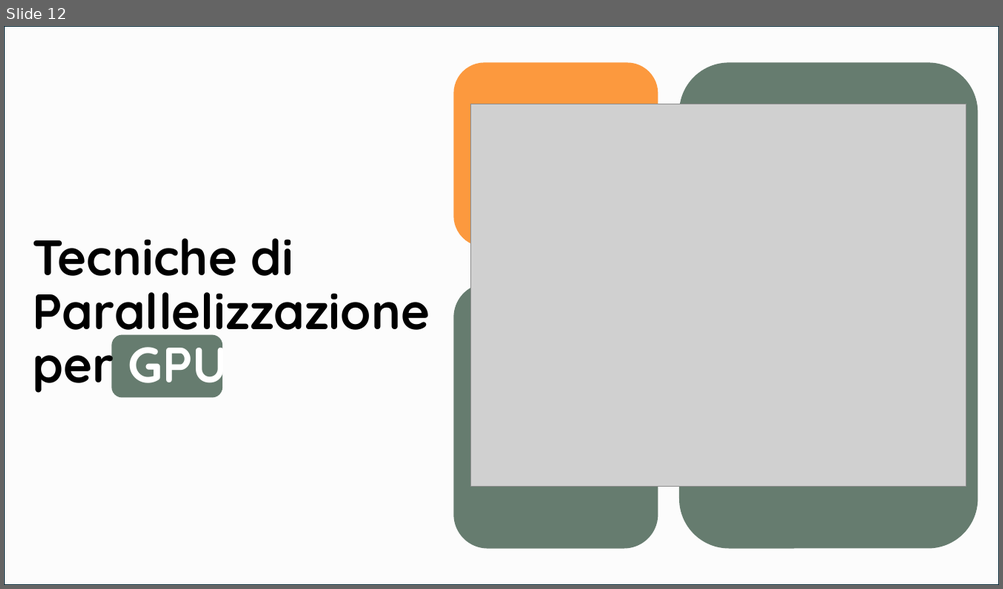
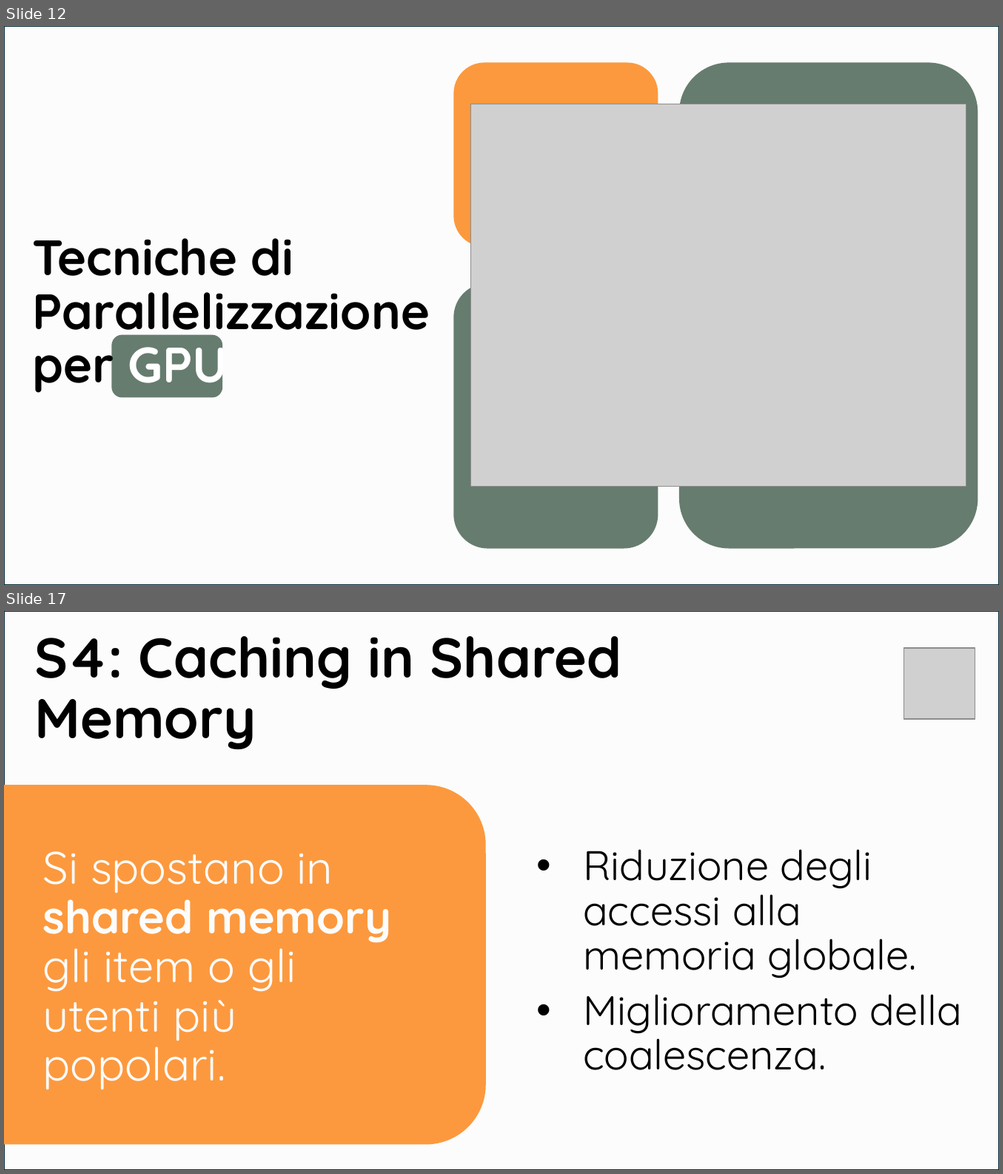
Before and after one commit to Smo17817/MNI_Esercizi, a slide deck: Documentazione/[MNI]_PresentazioneSeminario.pptx. Shown one above the other, each under a label of ours: slide 12 before the commit, slides 12 and 17 after it; the slides between them are not shown. The pictures are 1003x589 and 1003x1174 pixels, drawn with LibreOffice and Linux fonts; fonts in the diff are those of the drawing; grey boxes stand for pictures. Boxes give left, top, right and bottom in pixels: in the first picture for what was removed or moved away, otherwise in the second. Text is boxed around its words. In the diff, an @@ line names an element or a change of style, - is before the commit and + after.

```diff
--- a/Documentazione/[MNI]_PresentazioneSeminario.pptx
+++ b/Documentazione/[MNI]_PresentazioneSeminario.pptx
@@ slide 17 added at box(4, 611, 999, 1170), background #FFFFFF @@
@@ rectangle added at box(4, 611, 999, 1170), fill #FCFCFC, outline #092A39 1.5 pt @@
@@ title added at box(34, 636, 622, 749), 54 pt, text #000000, bold @@
+S4: Caching in Shared Memory
@@ picture added at box(904, 648, 975, 719) @@
@@ rounded rectangle added at box(4, 785, 486, 1145), fill #FC993E @@
@@ text added at box(42, 851, 391, 1091), 44 pt, text #FCFCFC @@
+Si spostano in shared memory gli item o gli utenti più popolari.
@@ text added at box(583, 849, 962, 1071), 40 pt, text #000000 @@
+• Riduzione degli accessi alla memoria globale.
+• Miglioramento della coalescenza.
```
Also in this commit, not shown: 7 other slides added, 1 slide removed.
